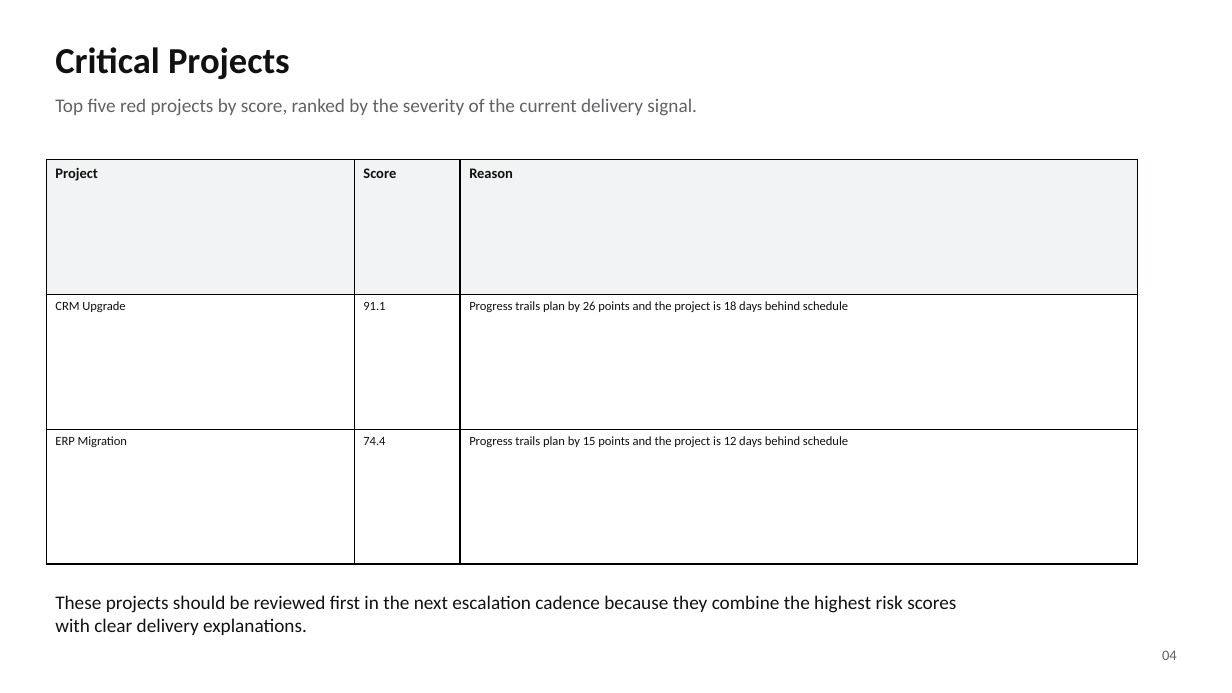
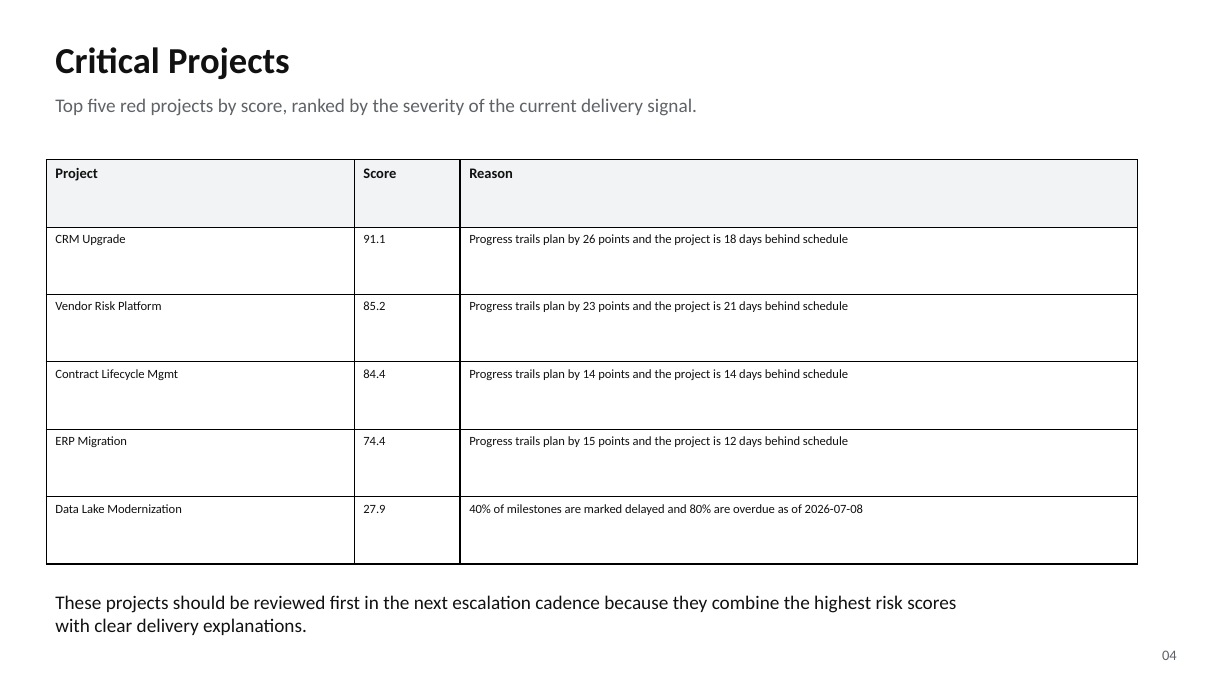
Before and after one commit to Rajibpanda01/Project-Health-Reporting-Agent, a slide deck: slide 4 of deliverables/monthly_executive_deck.pptx. Drawn at 1232x693 pixels with LibreOffice and Linux fonts; fonts in the diff are those of the drawing. Boxes give left, top, right and bottom in pixels: in the first picture for what was removed or moved away, otherwise in the second. Text is boxed around its words. In the diff, an @@ line names an element or a change of style, - is before the commit and + after.

```diff
--- a/deliverables/monthly_executive_deck.pptx
+++ b/deliverables/monthly_executive_deck.pptx
@@ table at [46,160,1138,565] @@
+row 3: Vendor Risk Platform | 85.2 | Progress trails plan by 23 points and the project is 21 days behind schedule
+row 4: Contract Lifecycle Mgmt | 84.4 | Progress trails plan by 14 points and the project is 14 days behind schedule
+row 6: Data Lake Modernization | 27.9 | 40% of milestones are marked delayed and 80% are overdue as of 2026-07-08
```
Also in this commit, not shown: 4 other slides changed, 17 other files.
